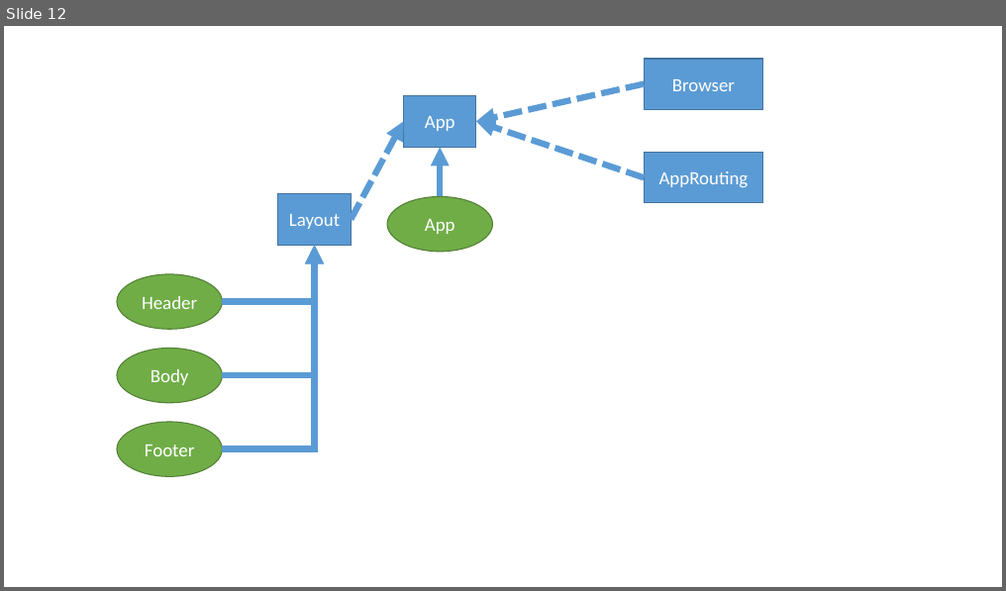
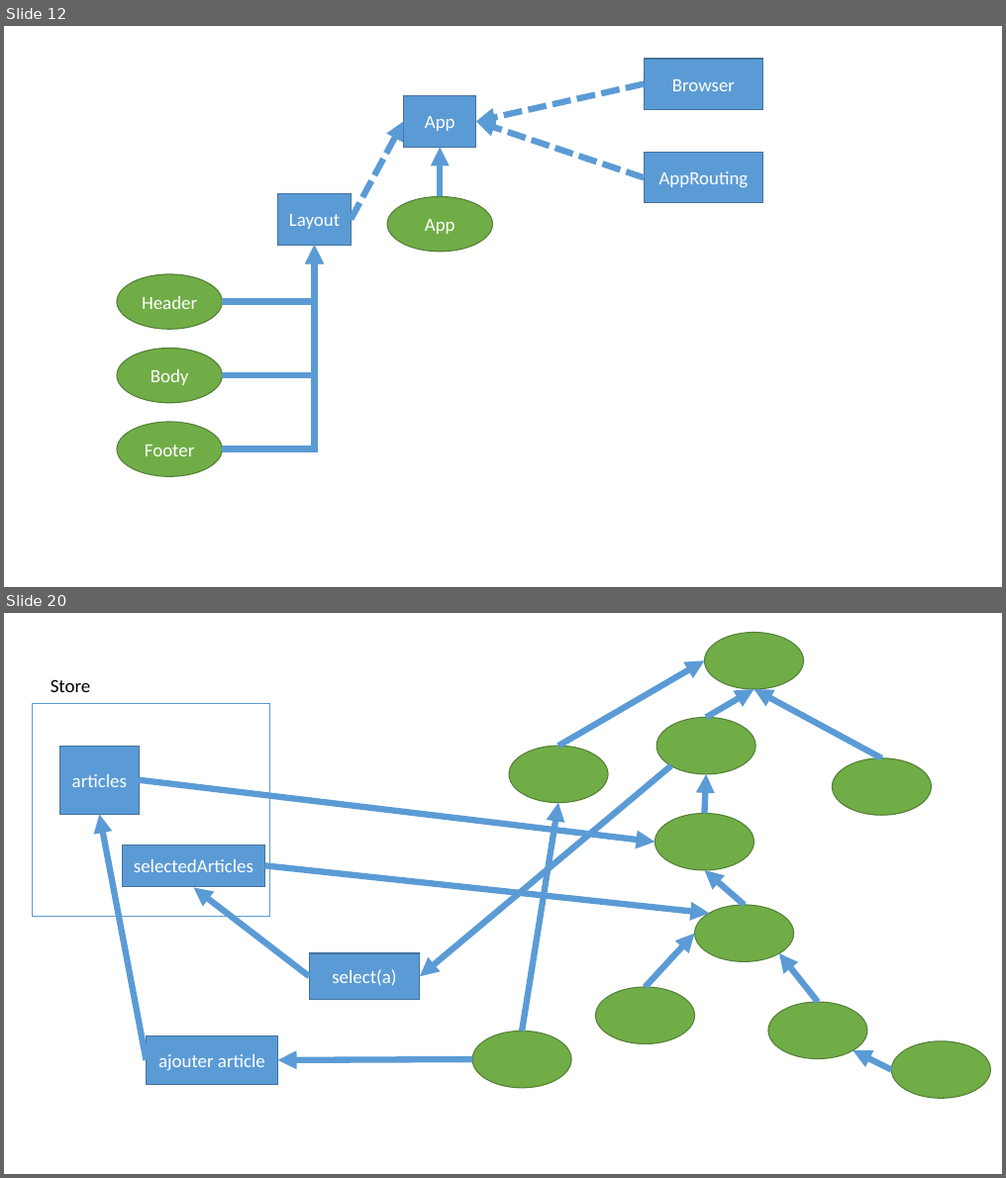
Before and after one commit to spaw3003/202205-formation-angular, a slide deck: notes.pptx. Shown one above the other, each under a label of ours: slide 12 before the commit, slides 12 and 20 after it; the slides between them are not shown. The pictures are 1006x591 and 1006x1178 pixels, drawn with LibreOffice and Linux fonts; fonts in the diff are those of the drawing. Boxes give left, top, right and bottom in pixels: in the first picture for what was removed or moved away, otherwise in the second. Text is boxed around its words. In the diff, an @@ line names an element or a change of style, - is before the commit and + after.

```diff
--- a/notes.pptx
+++ b/notes.pptx
@@ slide 20 added at box(4, 613, 1002, 1174), background #FFFFFF @@
@@ ellipse added at box(705, 633, 804, 689), fill #70AD47, outline #538035 1 pt @@
@@ arrow added from (558, 746) to (705, 661), #5B9BD5 6 pt @@
@@ text added at box(51, 679, 91, 692), 18 pt, text #000000 @@
+Store
@@ arrow added from (706, 717) to (754, 689), #5B9BD5 6 pt @@
@@ arrow added from (882, 759) to (754, 689), #5B9BD5 6 pt @@
@@ rectangle added at box(33, 703, 269, 917), fill #FFFFFF, outline #5B9BD5 1 pt @@
@@ ellipse added at box(656, 717, 755, 774), fill #70AD47, outline #538035 1 pt @@
@@ rectangle added at box(60, 746, 140, 814), fill #5B9BD5, outline #43739E 1 pt, 18 pt, text #FFFFFF @@
+articles
@@ ellipse added at box(509, 746, 608, 802), fill #70AD47, outline #538035 1 pt @@
@@ ellipse added at box(832, 759, 931, 815), fill #70AD47, outline #538035 1 pt @@
@@ arrow added from (139, 780) to (655, 842), #5B9BD5 6 pt @@
@@ arrow added from (671, 765) to (420, 977), #5B9BD5 6 pt @@
@@ arrow added from (705, 814) to (706, 774), #5B9BD5 6 pt @@
@@ arrow added from (147, 1060) to (99, 814), #5B9BD5 6 pt @@
@@ arrow added from (522, 1032) to (558, 803), #5B9BD5 6 pt @@
@@ ellipse added at box(655, 814, 754, 870), fill #70AD47, outline #538035 1 pt @@
@@ rectangle added at box(122, 845, 265, 887), fill #5B9BD5, outline #43739E 1 pt, 18 pt, text #FFFFFF @@
+selectedArticles
@@ arrow added from (265, 866) to (709, 913), #5B9BD5 6 pt @@
@@ arrow added from (745, 905) to (705, 870), #5B9BD5 6 pt @@
@@ arrow added from (310, 977) to (193, 888), #5B9BD5 6 pt @@
@@ ellipse added at box(695, 905, 794, 961), fill #70AD47, outline #538035 1 pt @@
@@ arrow added from (646, 987) to (695, 934), #5B9BD5 6 pt @@
@@ rectangle added at box(310, 954, 420, 1000), fill #5B9BD5, outline #43739E 1 pt, 18 pt, text #FFFFFF @@
+select(a)
@@ arrow added from (818, 1002) to (779, 954), #5B9BD5 6 pt @@
@@ ellipse added at box(595, 987, 694, 1045), fill #70AD47, outline #538035 1 pt @@
@@ ellipse added at box(768, 1002, 867, 1059), fill #70AD47, outline #538035 1 pt @@
@@ rectangle added at box(147, 1036, 278, 1084), fill #5B9BD5, outline #43739E 1 pt, 18 pt, text #FFFFFF @@
+ajouter article
@@ ellipse added at box(472, 1032, 571, 1088), fill #70AD47, outline #538035 1 pt @@
@@ arrow added from (892, 1070) to (853, 1051), #5B9BD5 6 pt @@
@@ ellipse added at box(892, 1042, 991, 1099), fill #70AD47, outline #538035 1 pt @@
@@ arrow added from (472, 1059) to (278, 1060), #5B9BD5 6 pt @@
```
Also in this commit, not shown: 5 slides changed, 15 other slides added.
